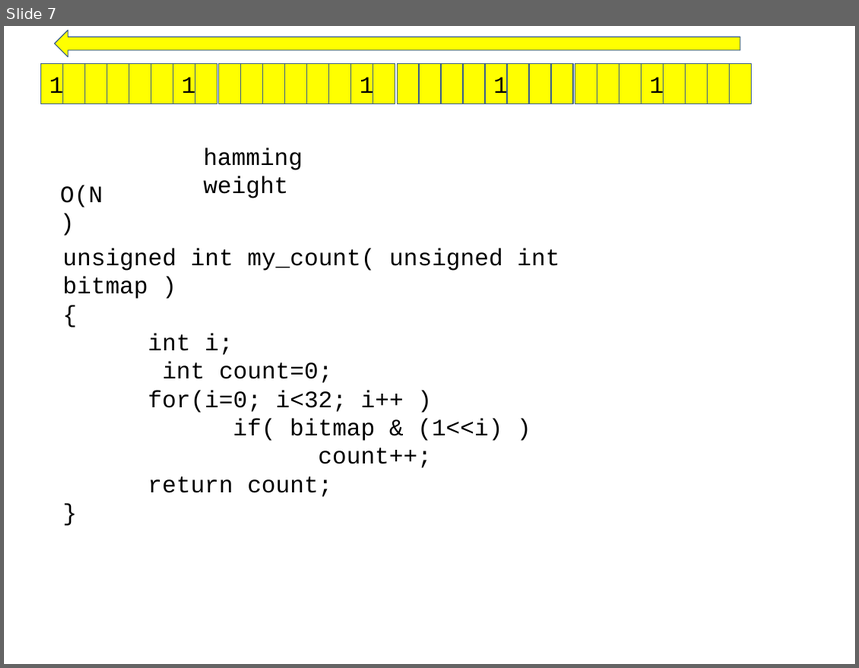
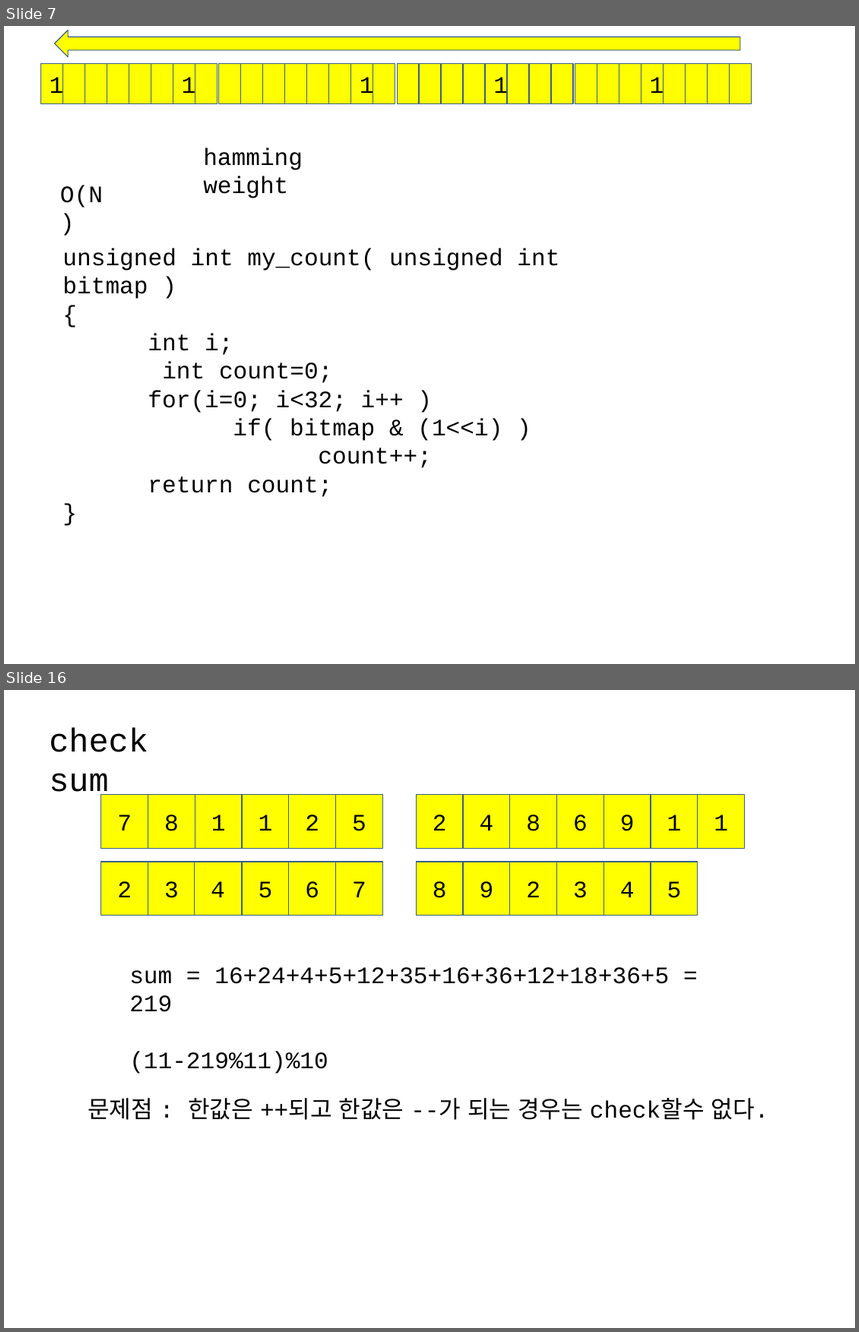
Before and after one commit to chisun-joung/osdsalgo_c, a slide deck: 05_day.pptx. Shown one above the other, each under a label of ours: slide 7 before the commit, slides 7 and 16 after it; the slides between them are not shown. The pictures are 859x668 and 859x1332 pixels, drawn with LibreOffice and Linux fonts; fonts in the diff are those of the drawing. Boxes give left, top, right and bottom in pixels: in the first picture for what was removed or moved away, otherwise in the second. Text is boxed around its words. In the diff, an @@ line names an element or a change of style, - is before the commit and + after.

```diff
--- a/05_day.pptx
+++ b/05_day.pptx
@@ slide 16 added at <box>4,690,855,1328</box>, background #FFFFFF @@
@@ text added at <box>49,727,148,800</box>, 28 pt, text #000000 @@
+check sum
@@ rectangle added at <box>101,795,148,848</box>, fill #FFFF00, outline #3A5F8C 0.75 pt, 20 pt, text #000000 @@
+7
@@ rectangle added at <box>148,795,195,848</box>, fill #FFFF00, outline #3A5F8C 0.75 pt, 20 pt, text #000000 @@
+8
@@ rectangle added at <box>195,795,241,848</box>, fill #FFFF00, outline #3A5F8C 0.75 pt, 20 pt, text #000000 @@
+1
@@ rectangle added at <box>243,795,289,848</box>, fill #FFFF00, outline #3A5F8C 0.75 pt, 20 pt, text #000000 @@
+1
@@ rectangle added at <box>289,795,336,848</box>, fill #FFFF00, outline #3A5F8C 0.75 pt, 20 pt, text #000000 @@
+2
@@ rectangle added at <box>336,795,382,848</box>, fill #FFFF00, outline #3A5F8C 0.75 pt, 20 pt, text #000000 @@
+5
@@ rectangle added at <box>416,795,463,848</box>, fill #FFFF00, outline #3A5F8C 0.75 pt, 20 pt, text #000000 @@
+2
@@ rectangle added at <box>463,795,509,848</box>, fill #FFFF00, outline #3A5F8C 0.75 pt, 20 pt, text #000000 @@
+4
@@ rectangle added at <box>509,795,557,848</box>, fill #FFFF00, outline #3A5F8C 0.75 pt, 20 pt, text #000000 @@
+8
@@ rectangle added at <box>557,795,604,848</box>, fill #FFFF00, outline #3A5F8C 0.75 pt, 20 pt, text #000000 @@
+6
@@ rectangle added at <box>604,795,651,848</box>, fill #FFFF00, outline #3A5F8C 0.75 pt, 20 pt, text #000000 @@
+9
@@ rectangle added at <box>651,795,698,848</box>, fill #FFFF00, outline #3A5F8C 0.75 pt, 20 pt, text #000000 @@
+1
@@ rectangle added at <box>698,795,744,848</box>, fill #FFFF00, outline #3A5F8C 0.75 pt, 20 pt, text #000000 @@
+1
@@ rectangle added at <box>101,862,148,916</box>, fill #FFFF00, outline #3A5F8C 0.75 pt, 20 pt, text #000000 @@
+2
@@ rectangle added at <box>148,862,195,916</box>, fill #FFFF00, outline #3A5F8C 0.75 pt, 20 pt, text #000000 @@
+3
@@ rectangle added at <box>195,862,241,916</box>, fill #FFFF00, outline #3A5F8C 0.75 pt, 20 pt, text #000000 @@
+4
@@ rectangle added at <box>243,862,289,916</box>, fill #FFFF00, outline #3A5F8C 0.75 pt, 20 pt, text #000000 @@
+5
@@ rectangle added at <box>289,862,336,916</box>, fill #FFFF00, outline #3A5F8C 0.75 pt, 20 pt, text #000000 @@
+6
@@ rectangle added at <box>336,862,382,916</box>, fill #FFFF00, outline #3A5F8C 0.75 pt, 20 pt, text #000000 @@
+7
@@ rectangle added at <box>416,862,463,916</box>, fill #FFFF00, outline #3A5F8C 0.75 pt, 20 pt, text #000000 @@
+8
@@ rectangle added at <box>463,862,509,916</box>, fill #FFFF00, outline #3A5F8C 0.75 pt, 20 pt, text #000000 @@
+9
@@ rectangle added at <box>509,862,557,916</box>, fill #FFFF00, outline #3A5F8C 0.75 pt, 20 pt, text #000000 @@
+2
@@ rectangle added at <box>557,862,604,916</box>, fill #FFFF00, outline #3A5F8C 0.75 pt, 20 pt, text #000000 @@
+3
@@ rectangle added at <box>604,862,651,916</box>, fill #FFFF00, outline #3A5F8C 0.75 pt, 20 pt, text #000000 @@
+4
@@ rectangle added at <box>651,862,698,916</box>, fill #FFFF00, outline #3A5F8C 0.75 pt, 20 pt, text #000000 @@
+5
@@ text added at <box>129,967,669,1074</box>, 20 pt, text #000000 @@
+sum = 16+24+4+5+12+35+16+36+12+18+36+5 = 219
+(11-219%11)%10
@@ text added at <box>88,1098,769,1120</box>, 20 pt, text #000000 @@
+문제점 : 한값은 ++되고 한값은 --가 되는 경우는 check할수 없다.
```
Also in this commit, not shown: 1 slide changed, 9 other slides added, 2 other files.
